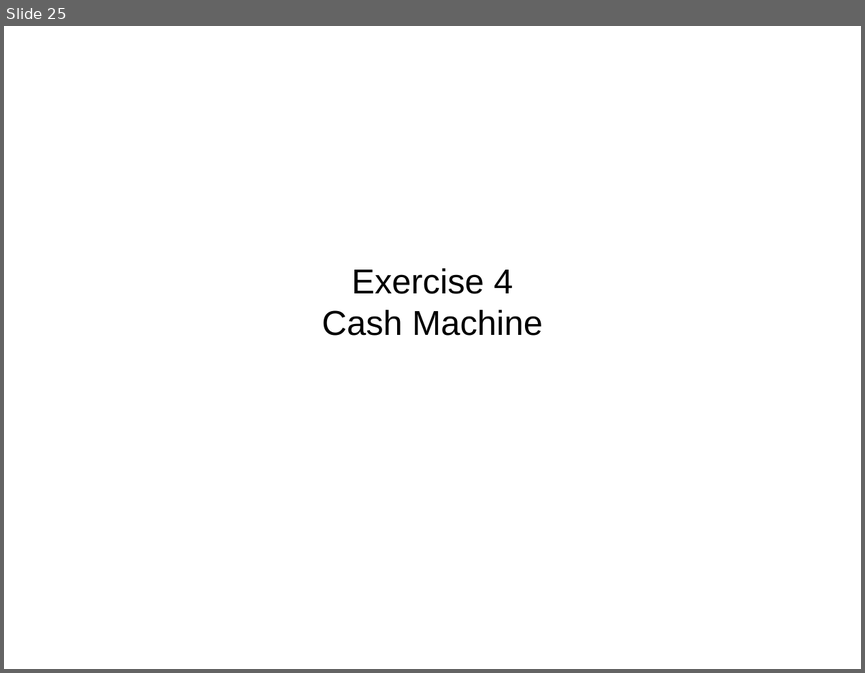
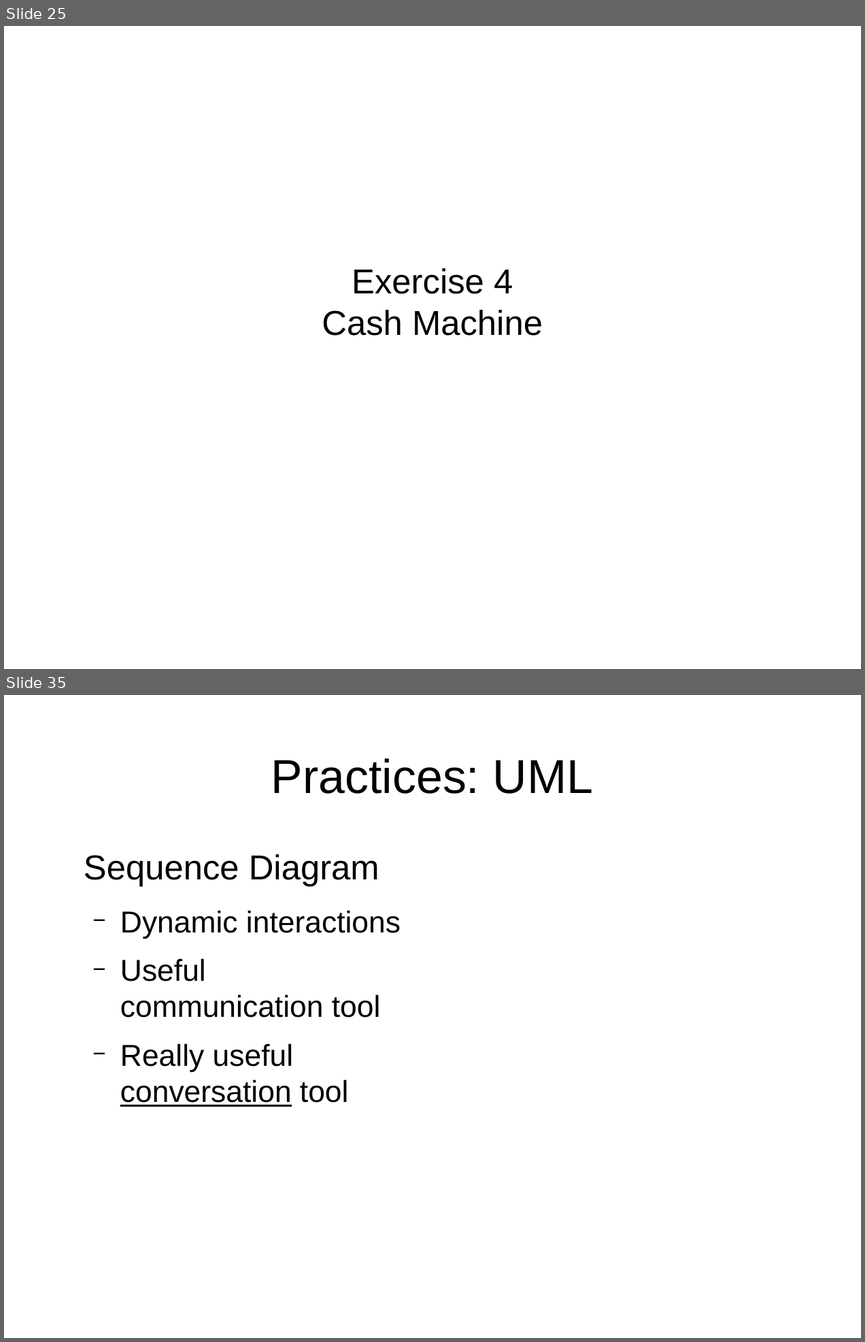
Before and after one commit to tonybaines/oo-design-principles, a slide deck: OO Design Workshop.odp. Shown one above the other, each under a label of ours: slide 25 before the commit, slides 25 and 35 after it; the slides between them are not shown. The pictures are 865x673 and 865x1342 pixels, drawn with LibreOffice and Linux fonts; fonts in the diff are those of the drawing. Boxes give left, top, right and bottom in pixels: in the first picture for what was removed or moved away, otherwise in the second. Text is boxed around its words. In the diff, an @@ line names an element or a change of style, - is before the commit and + after.

```diff
--- a/OO Design Workshop.odp
+++ b/OO Design Workshop.odp
@@ slide 35 added at [4, 695, 861, 1338], background #FFFFFF @@
@@ title added at [271, 758, 593, 794], 44 pt, text #000000 @@
+Practices: UML
@@ text added at [84, 854, 400, 1106], 28 pt, text #000000 @@
+Sequence Diagram
+  − Dynamic interactions
+  − Useful communication tool
+  − Really useful conversation tool
```
Also in this commit, not shown: 1 slide changed, 13 other slides added.
